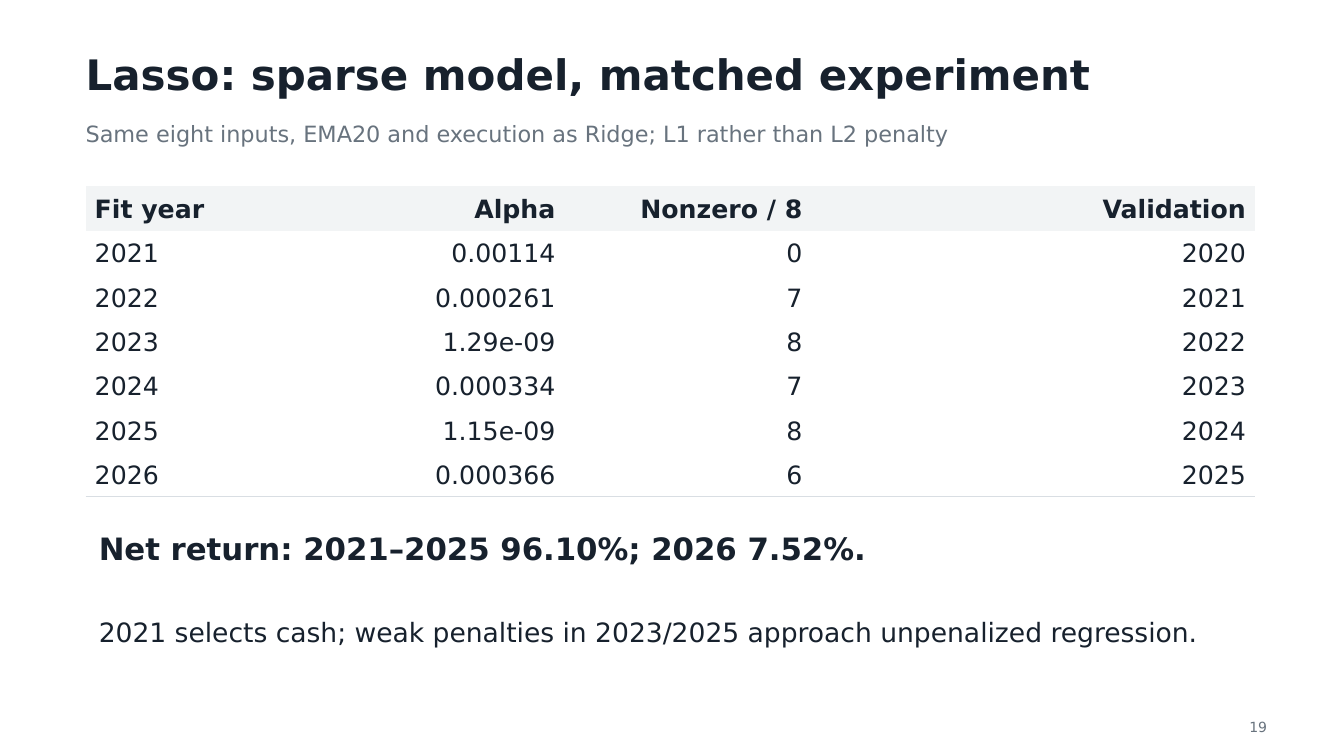
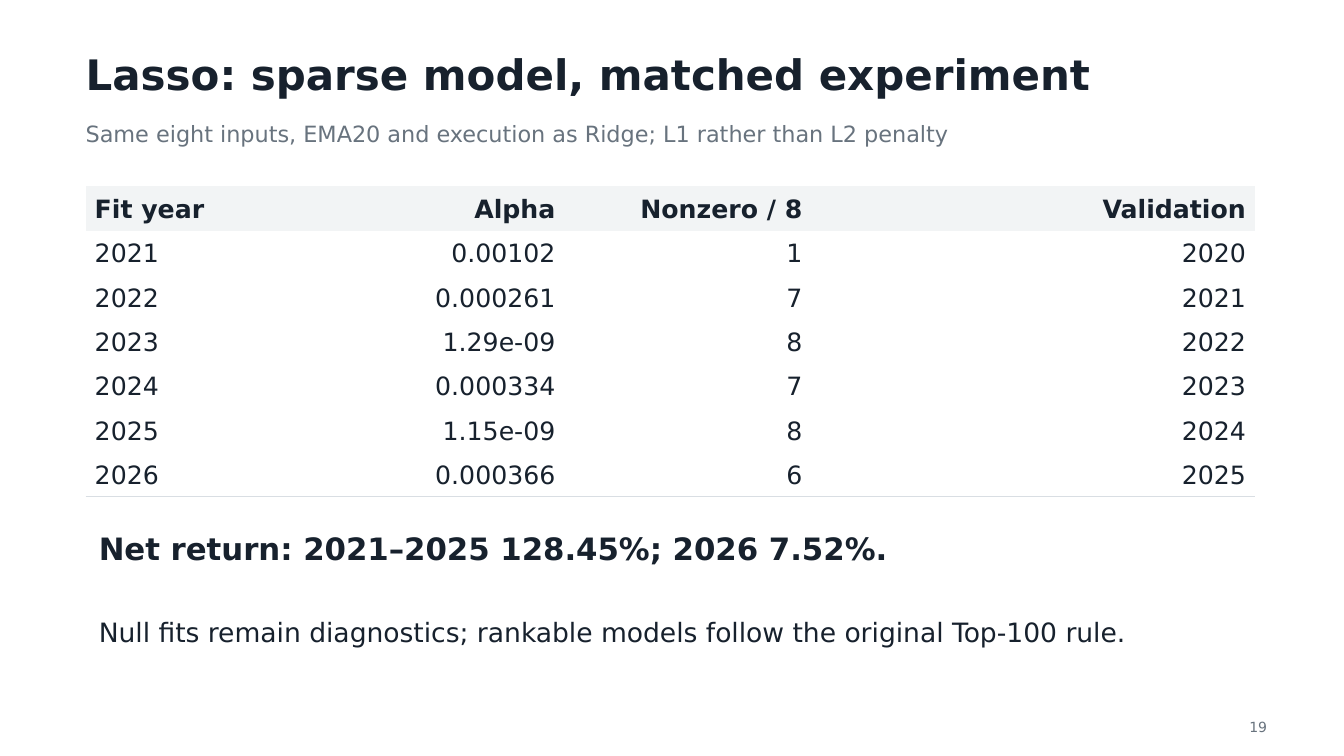
Before and after one commit to smallwhite1909/Investment-Group9, a slide deck: slide 19 of Presentation_Group9.pptx. Drawn at 1344x756 pixels with LibreOffice and Linux fonts; fonts in the diff are those of the drawing. Boxes give left, top, right and bottom in pixels: in the first picture for what was removed or moved away, otherwise in the second. Text is boxed around its words. In the diff, an @@ line names an element or a change of style, - is before the commit and + after.

```diff
--- a/Presentation_Group9.pptx
+++ b/Presentation_Group9.pptx
@@ table at [86, 187, 1255, 497] @@
-row 2, column 2: 0.00114
+row 2, column 2: 0.00102
-row 2, column 3: 0
+row 2, column 3: 1
@@ text at [99, 537, 887, 565]: text changed @@
-Net return: 2021–2025 96.10%; 2026 7.52%.
+Net return: 2021–2025 128.45%; 2026 7.52%.
@@ text at [99, 621, 1126, 648]: text changed @@
-2021 selects cash; weak penalties in 2023/2025 approach unpenalized regression.
+Null fits remain diagnostics; rankable models follow the original Top-100 rule.
```
Also in this commit, not shown: 2 other slides changed, 8 other files.
